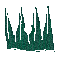
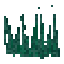
Layer changes from the first (64, 64) image to the second:
painted on "Layer 1" over [4, 5, 60, 59]
